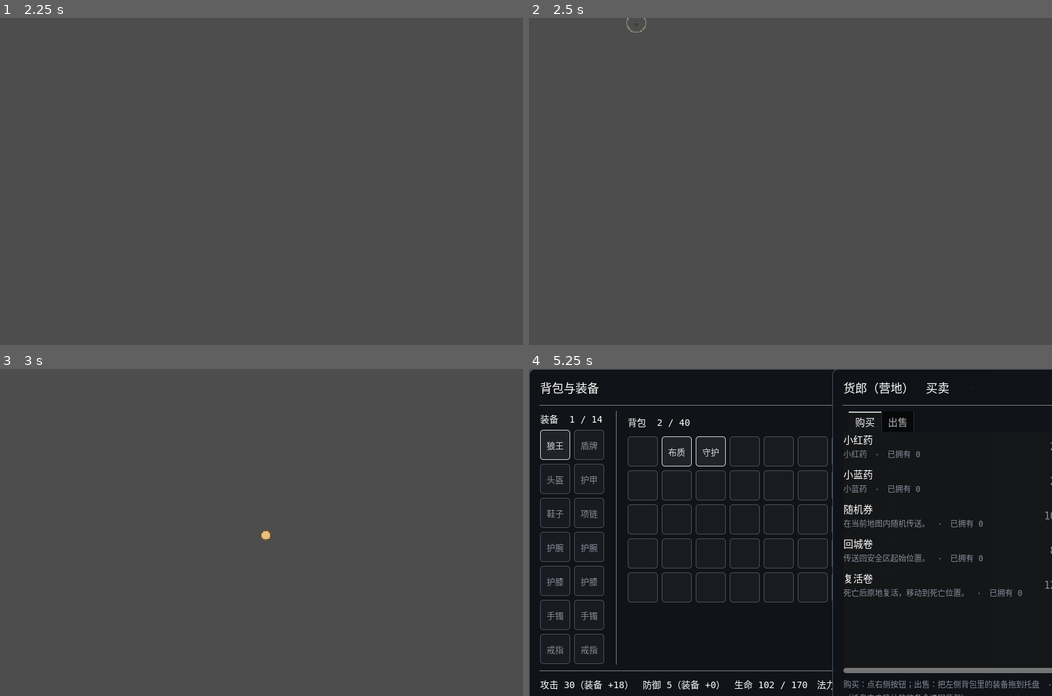
Above: before the commit, frames 1-4 (two rows, left to right).
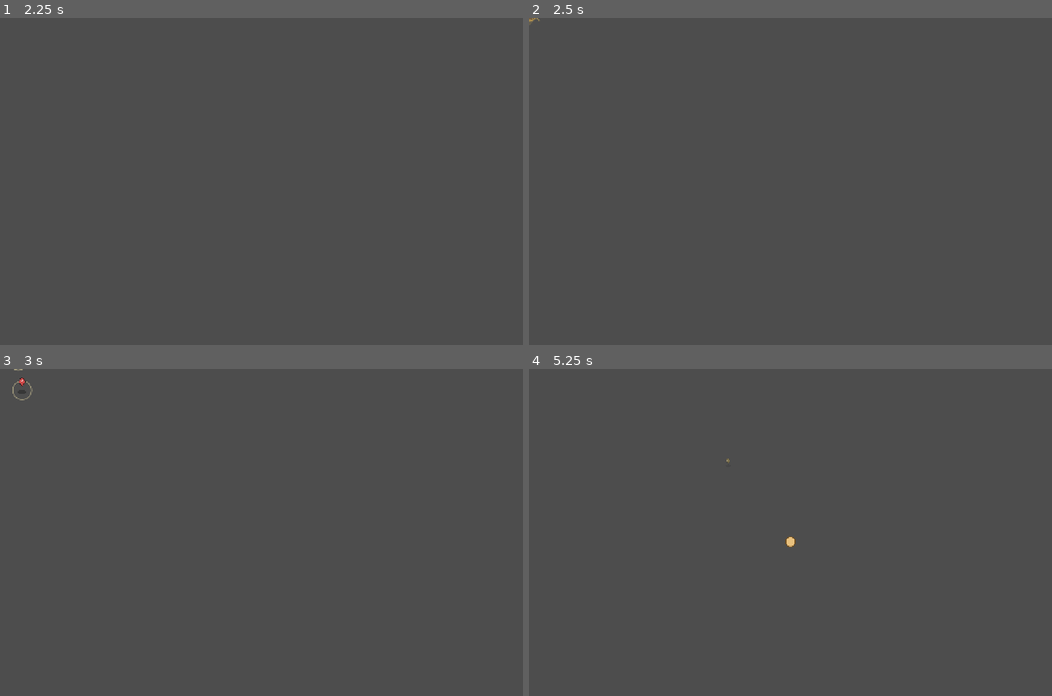
Above: after the commit, the same moments.

Repository: fengcms/DegenerateAge
Game: Godot game, scene res://tests/SmokeTest.tscn
Two runs of this game, one before a commit and one after it. Both use one fixed random seed, a clock stepped at 60 frames per second and the inputs below. This scene is started directly instead of the project's main scene.
Inputs (mouse positions are in pixels of both pictures, inside the frame that each line leads up to):
- Up to frame 1 (2.25 s): tap Enter at 0.5, 2 s; move the mouse to (376, 165) at 0.52 s; hold D (move_right) 0.53-1.25 s; hold Space (attack) 0.53-1.25 s; click (376, 165) at 0.67 s; drag from (156, 197) to (235, 246) at 1.27 s; move the mouse to (313, 109) at 2.02 s; hold D (move_right) from 2.03 s (still down); hold G (auto_pickup) from 2.03 s (still down)
- Up to frame 2 (2.5 s): keep holding D (move_right); keep holding G (auto_pickup)
- Up to frame 3 (3 s): release D (move_right) at 2.75 s; release G (auto_pickup) at 2.75 s; drag from (235, 597) to (104, 483) at 2.77 s
- Up to frame 4 (5.25 s): tap Space (attack) at 3.5 s; drag from (706, 440) to (816, 532) at 3.52 s; drag from (633, 483) to (712, 450) at 4.27 s; move the mouse to (816, 532) at 5.02 s; hold S (move_down) from 5.03 s (still down); tap = (hotbar_12) at 5.1 s; click (816, 532) at 5.17 s

Frame 1 is identical in both runs. In frame 2, less than 0.1% of the frame differs, in the area x 0-23%, y 0-5%; in frame 3, 0.1%; in frame 4, 97%, in the area x 0-100%, y 0-100%.

Commit message:
feat(m6-0e): 批次摘要 + 传说提示 + 设置兼容（创意 07 §10）
- 新增 scripts/systems/loot_notify.gd（class_name LootNotify，纯静态）：
  summary_text / legendary_text / summary_delay，便于精确单测
- monster.gd：结算统计未领取装备数并调用 _announce_batch_summary；
  _spawn_drop 返回 GroundItem + silent_pickup；关闭动画时未领取物仍错开
- _emit_toast_delayed：SceneTreeTimer(process_always=false) 延迟广播（暂停冻结，
  与装备雨同一时钟，§10「最后一份出场完成时」）
- ground_item.gd：silent_pickup + _try_pickup(announce, quiet_block)，精英/Boss
  装备不逐件弹拾取、生成帧满包不逐件刷屏（§11.1）
- hud.gd：传说提示 kind=legendary 停留 3s + 紫
- smoke_test.gd：新增 _test_loot_summary（含负向验证）+ _test_loot_summary_toast
- 工程 18 §4.7 落地记录与进度更新；药水名以 data 表为唯一真相源（大红药×2）

Diff:
--- a/scripts/entities/ground_item.gd
+++ b/scripts/entities/ground_item.gd
@@ -65,6 +65,9 @@
 @export var land_time: float = DROP_ARC_TIME
 ## M6-0d：飞行时长（s）。精英 0.70 / Boss 0.90（§9）。
 @export var fly_time: float = FLY_TIME
+## M6-0e（创意 07 §10）：精英 / Boss 装备为 true ⇒ 入包成功**不弹**「拾取」提示
+## （件数多，改由批次摘要统一说明，不逐件播报）。普通怪 / 玩家丢弃物保持 false。
+@export var silent_pickup: bool = false
 
 @export var item: Dictionary = {}
 
@@ -158,7 +161,7 @@
 ## 生成瞬间尝试入包。成功 → 脱离 `ground_items` 组并进入表现阶段；
 ## 失败（背包满 / 金币满）→ 保持未认领，回退旧留地语义（不静默丢失）。
 func _try_claim() -> void:
-	if not _try_pickup(false):        # 静默入包：拾取提示改在飞行结束时弹（Q2）
+	if not _try_pickup(false, persistent):        # 静默入包：拾取提示改在飞行结束时弹（Q2）
 		# M6-0c：精英 / Boss 入包失败 ⇒ 登记未领取战利品（§11.1）。
 		# ⚠ 延后一帧登记：掉落方在 `add_child` **之后**才设最终落点（`Monster._spawn_drop`），
 		#   立即登记会记到默认位置。deferred 在当前帧末 flush，此时落点已定。
@@ -277,8 +280,10 @@
 
 ## 拾取一次。金币 → 入金币（受上限约束，不占背包）；其余 → 入背包。
 ## `announce` 控制「拾取」提示是否立即广播（认领时静默，改在飞行结束时弹）。
+## `quiet_block`（M6-0e）＝入包失败不播「背包已满」逐件提示（精英 / Boss 生成帧，
+##   由批次摘要统一说明，§11.1）；之后靠近 / 点击拾取传 false，仍给节流反馈。
 ## 背包满 / 金币满 → 留地并节流提示（不静默丢失）。
-func _try_pickup(announce: bool = true) -> bool:
+func _try_pickup(announce: bool = true, quiet_block: bool = false) -> bool:
 	if item.is_empty():
 		_clear_unclaimed_record()
 		queue_free()
@@ -312,12 +317,15 @@
 	if Inventory.add(GameState.inventory, item):
 		EventBus.item_picked.emit(String(item.get("itemId", "")))
 		EventBus.inventory_changed.emit()
-		_pickup_msg = "拾取：" + ItemUtil.display_name(item)
+		if not silent_pickup:
+			_pickup_msg = "拾取：" + ItemUtil.display_name(item)
 		if announce:
 			_announce_pickup()
 		_clear_unclaimed_record()
 		return true
-	if _blocked_cd <= 0.0:
+	# M6-0e（创意 07 §11.1）：精英 / Boss 未领取战利品**只发一条批次级提示**（批次摘要统一追加），
+	# 生成帧的失败不逐件播报（`quiet_block`）；之后靠近 / 点击仍给节流提示，避免玩家手动拾取无反馈。
+	if _blocked_cd <= 0.0 and not quiet_block:
 		_blocked_cd = BLOCK_TOAST_CD
 		EventBus.toast_requested.emit("背包已满，无法拾取：" + ItemUtil.display_name(item), "danger")
 	return false
--- a/scripts/entities/monster.gd
+++ b/scripts/entities/monster.gd
@@ -479,10 +479,18 @@
 	var anim := bool(GameState.settings.get("dropFlyAnim", true))   # 关闭 ⇒ 不散落 / 不飞行（§10）
 	# M6-0d（创意 07 §9）：装备雨展示编排（出场时序 + 落地 + 停留 + 错峰起飞 + 分环散布）
 	var plan := LootBurst.build(rolled, kind)
-	# 认领序（§8，仅决定背包空间分配）与展示序（§9）解耦：高品质优先入包，展示按 plan 自带时序
+	# 认领序（§8，仅决定背包空间分配）与展示序（§9）解耦：高品质优先入包，展示按 plan 自带时序。
+	# 认领在 `add_child` 时同步判定，故循环结束时「未领取装备数」已可确定（§11.1）。
+	var unclaimed_equip := 0
 	for row in _order_rows_by_claim(plan):
-		_spawn_drop(row, batch_id, persistent, anim)
-	_announce_drops(rolled)
+		var gi := _spawn_drop(row, batch_id, persistent, anim)
+		if gi == null or gi.is_claimed():
+			continue
+		var it_v: Variant = row.get("item", {})
+		if it_v is Dictionary and String((it_v as Dictionary).get("kind", "")) == "equip":
+			unclaimed_equip += 1
+	# M6-0e（创意 07 §10）：精英 / Boss 批次摘要（延迟到装备雨结束）+ 传说单独提示
+	_announce_batch_summary(rolled, kind, plan, unclaimed_equip, anim)
 
 ## 入包认领序（创意 07 §8）：传说→史诗→稀有→优秀→普通；同品质按生成序号。
 ## 药水 / 如意 / 杂项排在装备之后，金币最后（独立入账）。分桶实现以保持**稳定次序**。
@@ -542,39 +550,73 @@
 		return
 	EventBus.toast_requested.emit("%s 掉落：%s" % [display_name, " · ".join(PackedStringArray(parts))], "drop")
 
+## M6-0e（创意 07 §10）：批次摘要 + 传说提示。
+## 精英 / Boss 用**批次摘要**替代旧逐件聚合提示（延迟到装备雨全部落地，§10「最后一份出场完成时」）；
+## 普通怪沿用旧即时聚合提示（§1 普通怪沿用现有规则）。
+func _announce_batch_summary(rolled: Array, kind: String, plan: Array, unclaimed_equip: int, anim: bool) -> void:
+	if not (kind in ["elite", "boss"]):
+		_announce_drops(rolled)
+		return
+	var delay := LootNotify.summary_delay(plan, anim)
+	_emit_toast_delayed(LootNotify.summary_text(display_name, rolled, unclaimed_equip), "drop", delay)
+	var legend := LootNotify.legendary_text(rolled)
+	if not legend.is_empty():
+		_emit_toast_delayed(legend, "legendary", delay)
+
+## 延迟广播 toast（相对死亡帧 t=0）。`delay <= 0` 立即发；否则用 `SceneTreeTimer`，
+## `process_always=false` ⇒ 暂停 / 后台冻结（与装备雨同一时钟，§9 / §10）。
+## 回调只捕获文本，不引用本节点 —— 死亡后 Monster 被释放也不影响。
+func _emit_toast_delayed(text: String, kind: String, delay: float) -> void:
+	if delay <= 0.0:
+		EventBus.toast_requested.emit(text, kind)
+		return
+	var tree := get_tree()
+	if tree == null:
+		EventBus.toast_requested.emit(text, kind)
+		return
+	tree.create_timer(delay, false).timeout.connect(func() -> void:
+		EventBus.toast_requested.emit(text, kind))
+
 ## 生成一件地面掉落物（7.6 / 9.9）。
 ## M6-0c：`persistent`（精英 / Boss）⇒ 入包失败登记为「未领取战利品」，跨图 / 跨档保留（创意 07 §11）。
 ## M6-0d（创意 07 §9）：`row` 为 `LootBurst.build` 产出的展示编排行（出场延迟 / 落地时长 /
 ##   停驻 / 飞行时长 / 落点偏移）；`anim=false`（关闭 dropFlyAnim）⇒ 立即出场、不散落、不飞行（§10）。
-func _spawn_drop(row: Dictionary, batch_id: String = "", persistent: bool = false, anim: bool = true) -> void:
+## M6-0e（创意 07 §10）：精英 / Boss **装备**不逐件弹「拾取」提示（由批次摘要统一说明）。
+## 返回生成的 `GroundItem`（供结算统计未领取件数）；无掉落层 / 非法物品时返回 `null`。
+func _spawn_drop(row: Dictionary, batch_id: String = "", persistent: bool = false, anim: bool = true) -> GroundItem:
 	var item_v: Variant = row.get("item", {})
 	if not (item_v is Dictionary) or (item_v as Dictionary).is_empty():
-		return
+		return null
 	var item: Dictionary = item_v
 	var layer := get_tree().get_first_node_in_group("loot_root")
 	if layer == null:
-		return
+		return null
 	var gi: GroundItem = GROUND_ITEM_SCENE.instantiate()
 	gi.item = item
 	gi.auto_claim = true   # 怪物掉落 = 生成即认领（工程文档 10 方案 C）
 	gi.batch_id = batch_id
 	gi.persistent = persistent
+	gi.silent_pickup = persistent and String(item.get("kind", "")) == "equip"
 	var offset := Vector2.ZERO
+	var off_v: Variant = row.get("offset", Vector2.ZERO)
+	if off_v is Vector2:
+		offset = off_v
 	if anim:
 		gi.appear_delay = maxf(0.0, float(row.get("appear", 0.0)))
 		gi.land_time = maxf(0.01, float(row.get("land_time", GroundItem.DROP_ARC_TIME)))
 		gi.hold_time = maxf(0.0, float(row.get("hold", GroundItem.HOLD_TIME)))
 		gi.fly_time = maxf(0.05, float(row.get("fly_time", GroundItem.FLY_TIME)))
-		var off_v: Variant = row.get("offset", Vector2.ZERO)
-		offset = off_v if off_v is Vector2 else Vector2.ZERO
 	else:
 		gi.appear_delay = 0.0
 		gi.hold_time = 0.0
 	layer.add_child(gi)
-	# 落点：死亡位置 + 分环偏移（关闭动画则不散落）；至少夹回地图边界内（§9）
-	gi.global_position = _clamp_to_map(global_position + offset)
+	# 落点：死亡位置 + 分环偏移。关闭动画时**认领物**不散落（立即飞走 / 消失），
+	# 但**未领取物**仍需错开，避免多件叠在同一点而看不见（§10「未领取物仍须有可见地面标记」）。
+	var apply_offset := anim or not gi.is_claimed()
+	gi.global_position = _clamp_to_map(global_position + (offset if apply_offset else Vector2.ZERO))
 	EventBus.item_dropped.emit(String(item.get("itemId", "")))
 	EventBus.loot_spawned.emit(item)
+	return gi
 
 ## M6-0d（创意 07 §9）：落点至少满足地图边界内；完整可走网格校验待障碍系统落地后复用。
 ## 找不到地面节点（测试 / 无世界上下文）时原样返回。
--- /dev/null
+++ b/scripts/systems/loot_notify.gd
@@ -0,0 +1,95 @@
+class_name LootNotify
+extends RefCounted
+## M6-0e（创意 07 §10）：批次摘要与传说提示的**文本构造 + 时刻计算**。
+##
+## 纯静态、无节点、无副作用 —— 便于单测（不依赖场景树 / 时间推进）。
+## 由 `Monster._settle_rewards` 在死亡帧调用，取文本与延迟后自行广播 toast。
+##
+## §10 摘要格式：
+##   "<名> 掉落：装备 N 件（稀有 a、史诗 b）· 金币 G · 大红药×2 [· 如意×1]
+##    [· 背包不足，N 件装备已保留]"
+##   · 括号**只列稀有以上**（稀有 / 史诗 / 传说）且件数 > 0 者；全为 0 时省略括号。
+##   · 金币 / 药水 / 如意**有则列、无则省略**；药水 / 如意名取 `data` 表（唯一真相源）。
+##   · 未领取装备 > 0 ⇒ 追加「背包不足，N 件装备已保留」，不把总产出误报成全部入包（§10 / §11.1）。
+
+## 摘要括号内列出的品质（稀有以上；§10）。
+const LISTED_QUALITIES := ["rare", "epic", "legendary"]
+
+## 传说提示前缀（§10「传说 · 镇脉之刃」）。
+const LEGENDARY_PREFIX := "传说 · "
+
+## 批次摘要文本。`rolled` = `Loot.roll` 产出数组；`unclaimed_equip` = 本批未入包的装备件数。
+static func summary_text(monster_name: String, rolled: Array, unclaimed_equip: int) -> String:
+	var equip := 0
+	var q_count := {}
+	var gold := 0
+	var potion := ""
+	var rune := 0
+	for it in rolled:
+		if not (it is Dictionary):
+			continue
+		var item: Dictionary = it
+		match String(item.get("kind", "")):
+			"equip":
+				equip += 1
+				var q := String(item.get("quality", "common"))
+				q_count[q] = int(q_count.get(q, 0)) + 1
+			"coin":
+				gold += int(item.get("gold", 0))
+			"potion":
+				potion = _potion_text(item)
+			"rune":
+				rune += maxi(1, int(item.get("count", 1)))
+	var parts: Array[String] = []
+	parts.append("装备 %d 件%s" % [equip, _quality_bracket(q_count)])
+	if gold > 0:
+		parts.append("金币 %d" % gold)
+	if not potion.is_empty():
+		parts.append(potion)
+	if rune > 0:
+		parts.append("如意×%d" % rune)
+	var text := "%s 掉落：%s" % [monster_name, " · ".join(parts)]
+	if unclaimed_equip > 0:
+		text += " · 背包不足，%d 件装备已保留" % unclaimed_equip
+	return text
+
+## 品质括号："（稀有 1、史诗 1）"；无稀有以上时返回空串（§10）。
+static func _quality_bracket(q_count: Dictionary) -> String:
+	var listed: Array[String] = []
+	for q in LISTED_QUALITIES:
+		var n := int(q_count.get(q, 0))
+		if n > 0:
+			listed.append("%s %d" % [ItemUtil.quality_name(q), n])
+	if listed.is_empty():
+		return ""
+	return "（%s）" % "、".join(listed)
+
+## 药水文本："大红药×2"（名取 `potions` 表；单瓶不带 ×N）。
+static func _potion_text(item: Dictionary) -> String:
+	var n := maxi(1, int(item.get("count", 1)))
+	var base := ItemUtil.template_name(item)
+	if n <= 1:
+		return base
+	return "%s×%d" % [base, n]
+
+## 传说提示文本（§10）：本批有传说装备时返回 "传说 · <名>"，否则空串。
+static func legendary_text(rolled: Array) -> String:
+	for it in rolled:
+		if not (it is Dictionary):
+			continue
+		var item: Dictionary = it
+		if String(item.get("kind", "")) == "equip" and String(item.get("quality", "")) == "legendary":
+			return LEGENDARY_PREFIX + ItemUtil.template_name(item)
+	return ""
+
+## 摘要弹出时刻（§10「最后一份出场完成时」）：全部落地时刻 = max(appear + land_time)。
+## `anim=false`（关闭 dropFlyAnim）⇒ 立即（0，仅保留摘要）。
+static func summary_delay(plan: Array, anim: bool) -> float:
+	if not anim:
+		return 0.0
+	var t := 0.0
+	for row in plan:
+		if row is Dictionary:
+			var r: Dictionary = row
+			t = maxf(t, float(r.get("appear", 0.0)) + float(r.get("land_time", 0.0)))
+	return t
--- a/scripts/ui/hud.gd
+++ b/scripts/ui/hud.gd
@@ -138,18 +138,20 @@
 	_auto_label.add_theme_color_override("font_color", col)
 
 ## 系统提示 Toast（9.6，最小版；完整样式在 M5-5 完善）。
+## M6-0e（创意 07 §10）：`legendary` 提示停留更久（合计 3s）并放大字号。
 func _on_toast(text: String, kind: String) -> void:
 	var lbl := Label.new()
 	lbl.text = text
 	lbl.horizontal_alignment = HORIZONTAL_ALIGNMENT_CENTER
 	lbl.mouse_filter = Control.MOUSE_FILTER_IGNORE
-	lbl.add_theme_font_size_override("font_size", 15)
+	lbl.add_theme_font_size_override("font_size", 17 if kind == "legendary" else 15)
 	lbl.add_theme_color_override("font_color", _toast_color(kind))
 	lbl.add_theme_color_override("font_outline_color", Color(0, 0, 0, 0.85))
 	lbl.add_theme_constant_override("outline_size", 4)
 	_toast_box.add_child(lbl)
+	var hold := 2.4 if kind == "legendary" else 1.4   # + 0.6s 淡出 = 3.0s / 2.0s
 	var tw := lbl.create_tween()
-	tw.tween_interval(1.4)
+	tw.tween_interval(hold)
 	tw.tween_property(lbl, "modulate:a", 0.0, 0.6)
 	tw.tween_callback(lbl.queue_free)
 
@@ -163,6 +165,8 @@
 			return Color("8fd07a")
 		"drop":
 			return Color("e8b46a")
+		"legendary":
+			return Color("b46ae0")
 		_:
 			return Color("e8e8e8")
 
--- a/tests/smoke_test.gd
+++ b/tests/smoke_test.gd
@@ -28,6 +28,8 @@
 	_test_loot()
 	_test_grouped_drop()
 	_test_loot_burst()
+	_test_loot_summary()
+	await _test_loot_summary_toast()
 	_test_balance_calibration()
 	_test_inventory()
 	_test_inventory_sort()
@@ -946,6 +948,111 @@
 		"单件应有一份且停驻＝停留时长")
 	_expect(LootBurst.build([{"kind": "equip", "quality": "common", "instanceId": "x"}], "unknown").size() == 1,
 		"未知档次应回退 normal 而非崩溃")
+
+## M6-0e（创意 07 §10）：批次摘要 + 传说提示文本 / 时刻（纯静态，可精确断言）。
+func _test_loot_summary() -> void:
+	# ① 摘要：Boss 掉落（含传说 + 药水 count=2 + 如意），括号只列稀有以上
+	var rolled := [
+		{"kind": "coin", "itemId": "coin", "gold": 802, "count": 1},
+		{"kind": "equip", "quality": "common", "itemId": "weapon_starter"},
+		{"kind": "equip", "quality": "uncommon", "itemId": "weapon_starter"},
+		{"kind": "equip", "quality": "rare", "itemId": "weapon_starter"},
+		{"kind": "equip", "quality": "epic", "itemId": "weapon_starter"},
+		{"kind": "equip", "quality": "legendary", "itemId": "weapon_legendary_vein_guard"},
+		{"kind": "potion", "itemId": "potion_hp_large", "count": 2},
+		{"kind": "rune", "itemId": "rune_iron", "count": 1},
+	]
+	var potion_name := String(DataLoader.get_entry("potions", "potion_hp_large").get("name", ""))
+	var expected := "腐化巨兽 掉落：装备 5 件（稀有 1、史诗 1、传说 1） · 金币 802 · %s×2 · 如意×1" % potion_name
+	var text := LootNotify.summary_text("腐化巨兽", rolled, 0)
+	_expect(text == expected, "批次摘要格式应为「%s」，实际「%s」" % [expected, text])
+
+	# ② 无稀有以上 ⇒ 省略括号；无金币 / 无如意 ⇒ 省略对应项
+	var plain := [{"kind": "equip", "quality": "common", "itemId": "weapon_starter"}]
+	var t2 := LootNotify.summary_text("普通野狼", plain, 0)
+	_expect(t2 == "普通野狼 掉落：装备 1 件", "无稀有以上应省略括号，实际「%s」" % t2)
+
+	# ③ 未领取追加（§10 / §11.1）
+	var t3 := LootNotify.summary_text("腐化巨兽", rolled, 3)
+	_expect(t3.ends_with("· 背包不足，3 件装备已保留"), "未领取应追加保留提示，实际「%s」" % t3)
+
+	# ④ 传说提示文本（§10）
+	_expect(LootNotify.legendary_text(rolled) == "传说 · 镇脉之刃", "传说提示应为「传说 · 镇脉之刃」")
+	_expect(LootNotify.legendary_text(plain).is_empty(), "无传说时不应播报传说提示")
+
+	# ⑤ 摘要时刻（§10「最后一份出场完成时」）：= 全部落地时刻；关闭动画 ⇒ 0
+	var plan := LootBurst.build(rolled, "boss")
+	var last_land := 0.0
+	for row in plan:
+		last_land = maxf(last_land, float(row["appear"]) + float(row["land_time"]))
+	_expect(is_equal_approx(LootNotify.summary_delay(plan, true), last_land),
+		"摘要应在最后一份落地时弹出（期望 %.2f，实际 %.2f）" % [last_land, LootNotify.summary_delay(plan, true)])
+	_expect(is_equal_approx(LootNotify.summary_delay(plan, false), 0.0), "关闭 dropFlyAnim 应即时弹摘要")
+
+	# ⑥ 负向验证（断言有牙）：药水名必须取 `data` 表 —— 临时改表名后摘要应随之变化
+	var pot_table: Array = DataLoader.tables["potions"]
+	var backup := pot_table.duplicate(true)
+	for p in pot_table:
+		if String(p.get("id", "")) == "potion_hp_large":
+			p["name"] = "测试药水"
+	var mutated := LootNotify.summary_text("腐化巨兽", rolled, 0)
+	_expect(mutated.contains("测试药水×2"), "摘要药水名应取 `data` 表（改表名后应随之变化），实际「%s」" % mutated)
+	_expect(mutated != text, "负向验证：改表名后摘要应与原文本不同（否则断言无牙）")
+	DataLoader.tables["potions"] = backup
+
+## M6-0e（创意 07 §10）：精英死亡 → 批次摘要广播（关闭动画即时 / 开启动画延迟到装备雨结束）。
+func _test_loot_summary_toast() -> void:
+	GameState.reset_to_defaults()
+	var got: Array[String] = []
+	var cb := func(text: String, _kind: String) -> void:
+		got.append(text)
+	EventBus.toast_requested.connect(cb)
+	# 怪挂在 Node2D 世界下：精英可能带「死亡召唤」词缀，其 `_spawn_summons` 依赖 Node2D 父节点。
+	var world := Node2D.new()
+	add_child(world)
+	var loot_root := Node2D.new()
+	loot_root.add_to_group("loot_root")
+	world.add_child(loot_root)
+
+	# ① 关闭飞行动画 ⇒ 摘要即时广播（delay=0），死亡帧即可捕获
+	GameState.settings["dropFlyAnim"] = false
+	got.clear()
+	await _kill_monster(world, "elite_wolf_king", 4)
+	var summary_a := _find_summary(got)
+	_expect(not summary_a.is_empty(), "精英死亡应广播批次摘要，实际 %s" % [got])
+	_expect(summary_a.contains("装备 ") and summary_a.contains("金币 "),
+		"摘要应含装备与金币，实际「%s」" % summary_a)
+	_expect(not summary_a.contains("背包不足"), "背包有空间时摘要不应含保留提示，实际「%s」" % summary_a)
+
+	# ② 开启飞行动画 ⇒ 摘要延迟到装备雨全部落地（SceneTreeTimer，§10「最后一份出场完成时」）
+	GameState.settings["dropFlyAnim"] = true
+	got.clear()
+	await _kill_monster(world, "elite_wolf_king", 4)
+	_expect(_find_summary(got).is_empty(), "开启动画时摘要不应在死亡帧立即广播，实际 %s" % [got])
+	await get_tree().create_timer(1.6).timeout
+	_expect(not _find_summary(got).is_empty(), "装备雨结束后应广播批次摘要，实际 %s" % [got])
+
+	EventBus.toast_requested.disconnect(cb)
+	world.queue_free()
+	GameState.reset_to_defaults()
+	await get_tree().process_frame
+
+## 在 `parent` 下生成一只指定怪、一击必杀，返回时已过 1 物理帧（死亡结算完成）。
+func _kill_monster(parent: Node, monster_id: String, lv: int) -> void:
+	var m = load("res://scenes/entities/Monster.tscn").instantiate()
+	m.monster_id = monster_id
+	m.spawn_level = lv
+	parent.add_child(m)
+	await get_tree().process_frame
+	m.take_hit(Combat.resolve(999999.0, m.get_defense(), 1.0, 1.0, 1.0, 0.0), null)
+	await get_tree().process_frame
+
+## 从已捕获的 toast 文本中挑出批次摘要（含「掉落：装备」的那条）。
+func _find_summary(lines: Array[String]) -> String:
+	for t in lines:
+		if t.contains("掉落：装备"):
+			return t
+	return ""
 
 # ---- M1 收尾 / 数值校准（07 方案 §7）：防回归断言 ----
 ## 校准值一旦被误改回旧值，此用例立即失败。
Not shown, added: scripts/systems/loot_notify.gd.uid
Not shown, changed: docs/工程文档/18-M6-0战利品持久化与装备雨实施方案.md
